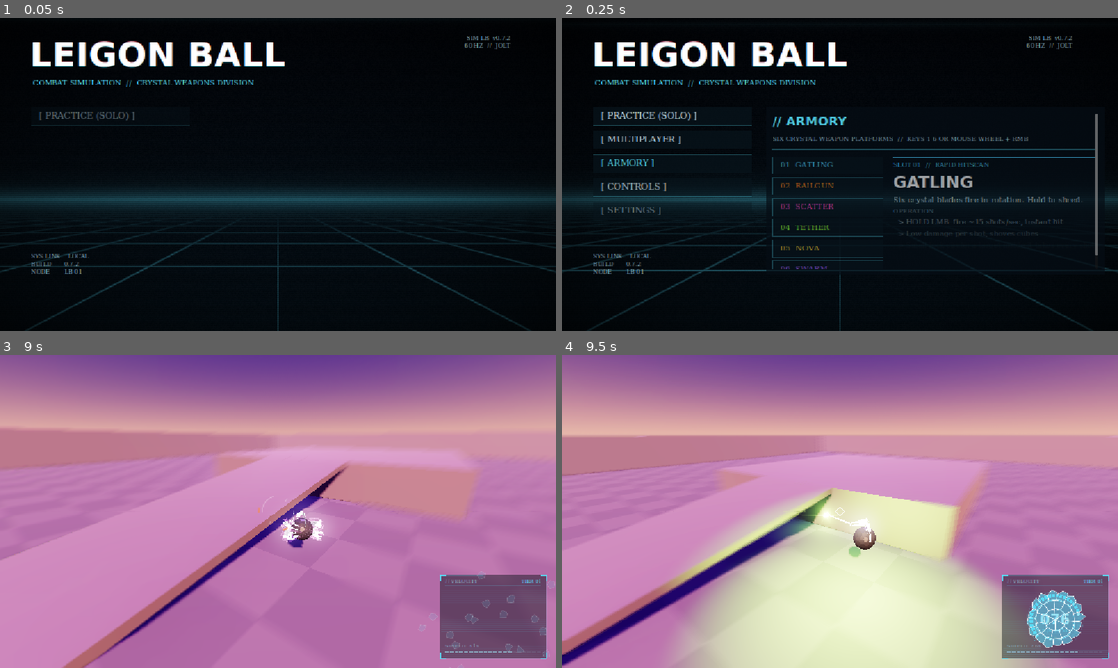
Above: before the commit, frames 1-4 (two rows, left to right).
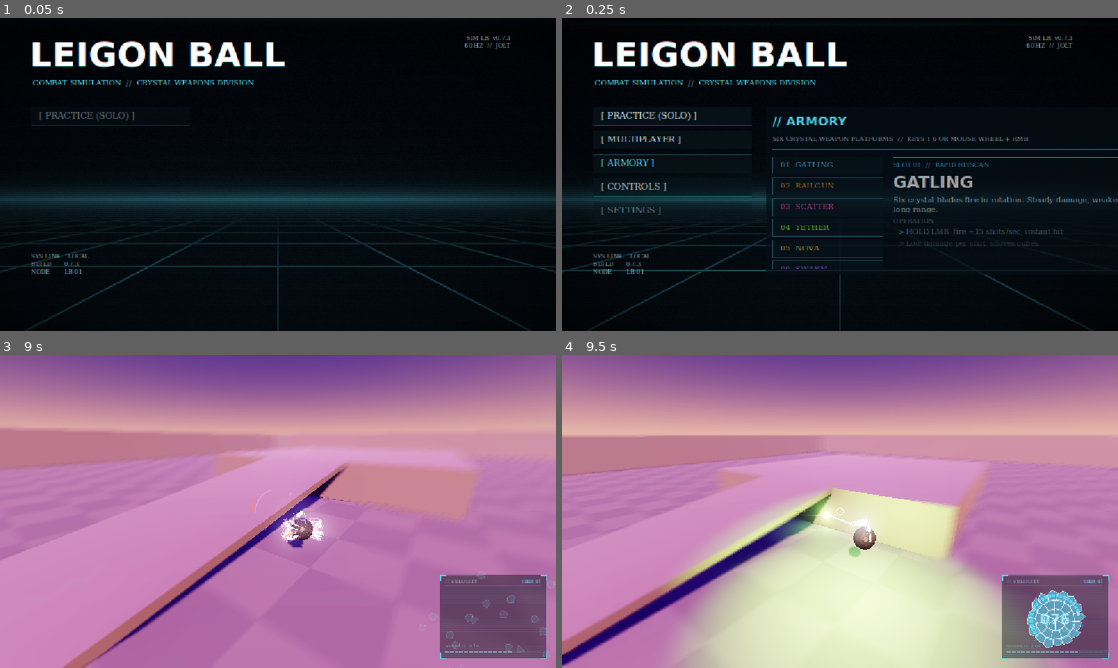
Above: after the commit, the same moments.

Repository: JumpYbutSchooled/Legion-Ball-
Game: Godot game, scene res://scenes/boot.tscn
Two runs of this game, one before a commit and one after it. Both use one fixed random seed, a clock stepped at 60 frames per second and the inputs below.
Inputs (mouse positions are in pixels of both pictures, inside the frame that each line leads up to):
- Up to frame 1 (0.05 s): no input
- Up to frame 2 (0.25 s): no input
- Up to frame 3 (9 s): click "[ PRACTICE (SOLO) ]" at 0.5 s; move the mouse to (400, 495) at 1.27 s; press the mouse at (400, 495) at 1.28 s; hold D (move_right) 1.28-2.03 s; tap Space (jump) at 1.52, 2.27, 3.77, 4.52, 5.27, 6.77, 7.52, 8.27 s; move the mouse to (250, 511) at 2.02 s; release the mouse at (250, 511) at 2.03 s; hold W (move_forward) 2.03-6.53 s; tap Q (block) at 2.1 s; click (250, 511) at 2.3 s; move the mouse to (289, 505) at 2.77 s; press the mouse at (289, 505) at 2.78 s; tap E (camera_right) at 2.85 s; move the mouse to (272, 517) at 3.52 s; release the mouse at (272, 517) at 3.53 s; tap F (dash) at 3.6 s; click (272, 517) at 3.8 s; move the mouse to (316, 514) at 4.27 s; press the mouse at (316, 514) at 4.28 s; move the mouse to (233, 508) at 5.02 s; release the mouse at (233, 508) at 5.03 s; tap Tab (scoreboard) at 5.1 s; click (233, 508) at 5.3 s; move the mouse to (283, 511) at 5.77 s; press the mouse at (283, 511) at 5.78 s; tap ` (toggle_weapon) at 5.85 s; move the mouse to (255, 505) at 6.52 s; release the mouse at (255, 505) at 6.53 s; hold D (move_right) 6.53-7.28 s; tap 1 (weapon_1) at 6.6 s; click (255, 505) at 6.8 s; move the mouse to (305, 511) at 7.27 s; press the mouse at (305, 511) at 7.28 s; hold W (move_forward) from 7.28 s (still down); tap 2 (weapon_2) at 7.35 s; move the mouse to (250, 511) at 8.02 s; release the mouse at (250, 511) at 8.03 s; tap 3 (weapon_3) at 8.1 s; click (250, 511) at 8.3 s; move the mouse to (289, 505) at 8.77 s; press the mouse at (289, 505) at 8.78 s; tap 4 (weapon_4) at 8.85 s
- Up to frame 4 (9.5 s): keep holding W (move_forward)

The runs differ from the first frame. In frame 1, less than 0.1% of the frame differs, in the area x 13-92%, y 6-80%; in frame 2, 1.0%, in the area x 13-100%, y 6-81%; in frame 3, less than 0.1%; in frame 4, nothing differs.

Commit message:
Release v0.7.3

Diff:
--- a/scripts/arena.gd
+++ b/scripts/arena.gd
@@ -26,7 +26,9 @@
 const MAX_HEALTH := 100.0
 const RESPAWN_TIME := 3.0
 ## After respawning, hits are ignored for this long.
-const SPAWN_PROTECT := 1.5
+const SPAWN_PROTECT := 2.0
+## Damage multiplier on a Swarm-marked player (2x made any mark + hit a kill).
+const MARK_MULTIPLIER := 1.5
 const KILLS_TO_WIN := 15
 ## Seconds the winner banner shows before everyone returns to the lobby.
 const END_DELAY := 6.0
@@ -196,7 +198,7 @@
 			_to_peer(victim, "_apply_parry", [])
 		return
 	if _marks.get(victim, 0.0) > 0.0:
-		amount *= 2.0
+		amount *= MARK_MULTIPLIER
 	var hp: float = health.get(victim, MAX_HEALTH) - amount
 	_set_health.rpc(victim, hp)
 	if hp <= 0.0:
--- a/scripts/ball.gd
+++ b/scripts/ball.gd
@@ -286,7 +286,7 @@
 			"position": global_position,
 			"color": Color(0.55, 0.4, 1.0),
 			"radius": 16.0,
-			"damage": 14.0,
+			"damage": 10.0,
 			"force": 70.0,
 			"spark_count": 500,
 			"spark_speed": 40.0,
--- /dev/null
+++ b/scripts/damage_number.gd
@@ -0,0 +1,64 @@
+extends Label3D
+## Floating damage number for the local shooter: how much a hit did and how far away it
+## was ("32  18m"). Hits on the same target in quick succession (Scatter pellets, Gatling
+## bursts) add into one number that pops each time it grows. Rises and fades, then frees
+## itself. Damage is shown as it would be against a player (practice targets included).
+## Spawned by the weapon manager (weapon.gd, report_damage).
+
+## Seconds a number keeps collecting hits before it starts to float away.
+const MERGE_TIME := 0.25
+const LIFETIME := 1.1
+
+var target: Object
+var total := 0.0
+var distance := 0.0
+var color := Color.WHITE
+
+var _t := 0.0
+var _pop := 0.0
+var _base: Vector3
+
+
+func _ready() -> void:
+	billboard = BaseMaterial3D.BILLBOARD_ENABLED
+	no_depth_test = true
+	fixed_size = true
+	pixel_size = 0.0016
+	font_size = 30
+	outline_size = 10
+	outline_modulate = Color(0.02, 0.02, 0.05, 0.9)
+	render_priority = 10
+	top_level = true
+	_base = position
+	_refresh()
+
+
+## Another hit on the same target: add it on and restart the merge window.
+func add(amount: float, dist: float) -> void:
+	total += amount
+	distance = dist
+	_t = minf(_t, MERGE_TIME * 0.5)
+	_pop = 1.0
+	_refresh()
+
+
+func can_merge() -> bool:
+	return _t < MERGE_TIME
+
+
+func _refresh() -> void:
+	text = "%d  %dm" % [roundi(total), roundi(distance)]
+	# Bigger hits read hotter: white -> yellow -> red.
+	var heat := clampf(total / 100.0, 0.0, 1.0)
+	modulate = color.lerp(Color(1.0, 0.85, 0.2), clampf(heat * 2.0, 0.0, 1.0)).lerp(Color(1.0, 0.25, 0.2), clampf(heat * 2.0 - 1.0, 0.0, 1.0))
+
+
+func _process(delta: float) -> void:
+	_t += delta
+	_pop = move_toward(_pop, 0.0, delta * 6.0)
+	var rise := maxf(_t - MERGE_TIME, 0.0)
+	global_position = _base + Vector3.UP * (0.6 + rise * 1.6)
+	pixel_size = 0.0016 * (1.0 + _pop * 0.5)
+	modulate.a = clampf((LIFETIME - _t) / 0.3, 0.0, 1.0)
+	if _t >= LIFETIME:
+		queue_free()
--- a/scripts/explosion.gd
+++ b/scripts/explosion.gd
@@ -107,6 +107,8 @@
 			body.call("stagger", stagger_time)
 		if damage > 0.0 and body.has_method("take_hit"):
 			body.call("take_hit", damage * falloff, body_pos, dir)
+			if manager:
+				manager.call("report_damage", body, damage * falloff, body_pos)
 		if body.has_method("receive_impulse"):
 			# Players are pushed through the network.
 			body.call("receive_impulse", (dir + Vector3.UP * 0.4).normalized() * force * falloff)
--- a/scripts/lock_target.gd
+++ b/scripts/lock_target.gd
@@ -30,7 +30,7 @@
 @export var slide_speed := 5.0
 
 @export_group("Status")
-@export var mark_multiplier := 2.0
+@export var mark_multiplier := 1.5
 @export var mark_color := Color(0.6, 0.35, 1.0)
 @export var stagger_color := Color(1.0, 0.82, 0.2)
 
--- a/scripts/ui/menu_ui.gd
+++ b/scripts/ui/menu_ui.gd
@@ -259,8 +259,8 @@
 		grid.add_child(UIStyle.label(entry[1], 15, UIStyle.TEXT))
 	box.add_child(UIStyle.label("\nCOMBAT NOTES", 13, UIStyle.TEXT_DIM))
 	var notes := UIStyle.label(
-		"MARKED targets (Swarm) take 2x damage from everything.\n"
-		+ "STAGGERED targets and players (Nova) freeze in place for 2s.\n"
+		"MARKED targets (Swarm) take 1.5x damage from everything for 3s.\n"
+		+ "STAGGERED targets and players (Nova) freeze in place for 1.2s.\n"
 		+ "Scatter and Nova launch you; Tether reels you back in.", 15, UIStyle.TEXT)
 	notes.autowrap_mode = TextServer.AUTOWRAP_WORD_SMART
 	box.add_child(notes)
--- a/scripts/weapon.gd
+++ b/scripts/weapon.gd
@@ -26,6 +26,8 @@
 const Explosion := preload("res://scripts/explosion.gd")
 const Missile := preload("res://scripts/weapons/swarm_missile.gd")
 const Sfx := preload("res://scripts/sfx.gd")
+const DamageNumber := preload("res://scripts/damage_number.gd")
+const BallScript := preload("res://scripts/ball.gd")
 ## How fast the weapon turns to follow the aim (higher = snappier).
 const TURN_RATE := 30.0
 
@@ -41,6 +43,8 @@
 var current := 0
 
 var _was_captured := false
+## Damage numbers still collecting hits, by target.
+var _numbers := {}
 var _aim_basis := Basis.IDENTITY
 var _has_aim_basis := false
 
@@ -198,10 +202,10 @@
 
 # --- Helpers the weapons share -------------------------------------------------
 
-## Living lock targets whose aim point is on screen within `radius_px` of the center,
-## closest to the center of the circle first.
+## Living lock targets whose aim point is on screen within `radius_px` of the center and
+## no further than `max_distance` metres, closest to the center of the circle first.
 ## Each entry: {"target", "point", "screen", "distance", "off_center"}.
-func targets_on_screen(radius_px: float) -> Array:
+func targets_on_screen(radius_px: float, max_distance := INF) -> Array:
 	var found := []
 	if not camera:
 		return found
@@ -211,7 +215,7 @@
 		if not target.call("is_alive"):
 			continue
 		var p: Vector3 = target.call("get_aim_point")
-		if camera.is_position_behind(p):
+		if camera.is_position_behind(p) or p.distance_to(ball_pos) > max_distance:
 			continue
 		var screen := camera.unproject_position(p)
 		var off := screen.distance_to(center)
@@ -244,6 +248,7 @@
 func hit_object(collider: Object, damage: float, pos: Vector3, dir: Vector3, impulse: float) -> void:
 	if collider.has_method("take_hit"):
 		collider.call("take_hit", damage, pos, dir)
+		report_damage(collider, damage, pos)
 	if collider.has_method("receive_impulse"):
 		collider.call("receive_impulse", dir * impulse)
 		return
@@ -252,6 +257,32 @@
 		# Resting bodies fall asleep and can ignore impulses until woken.
 		body.sleeping = false
 		body.apply_impulse(dir * impulse, pos - body.global_position)
+
+
+## Local player only: show a floating number for damage we just dealt to `target`, with
+## the distance. Shown as player damage, so practice tells you what a hit is worth online.
+## Repeated hits on the same target add into one number.
+func report_damage(target: Object, damage: float, pos: Vector3) -> void:
+	if not is_multiplayer_authority() or damage <= 0.0 or not ball:
+		return
+	var amount := damage * BallScript.PVP_DAMAGE_SCALE
+	var dist := ball.global_position.distance_to(pos)
+	var existing = _numbers.get(target)
+	if existing and is_instance_valid(existing) and existing.can_merge():
+		existing.add(amount, dist)
+		return
+	var n := DamageNumber.new()
+	n.total = amount
+	n.distance = dist
+	var anchor := pos
+	if target is Node3D and target.has_method("get_aim_point"):
+		anchor = target.call("get_aim_point")
+	n.position = anchor
+	ball.get_parent().add_child(n)
+	_numbers[target] = n
+	for key in _numbers.keys():
+		if not is_instance_valid(_numbers[key]):
+			_numbers.erase(key)
 
 
 ## Pushes the ball back, horizontally, away from `shot_dir` (measure it from the ball,
--- a/scripts/weapon_info.gd
+++ b/scripts/weapon_info.gd
@@ -8,11 +8,12 @@
 		"name": "GATLING",
 		"tag": "RAPID HITSCAN",
 		"color": Color(0.3, 0.8, 1.0),
-		"summary": "Six crystal blades fire in rotation. Hold to shred.",
+		"summary": "Six crystal blades fire in rotation. Steady damage, weaker at long range.",
 		"usage": [
 			"HOLD LMB  fire ~15 shots/sec, instant hit",
 			"Low damage per shot, shoves cubes",
-			"Small lock circle: a target inside it takes every shot",
+			"Small lock circle: a target inside it takes every shot (up to 70m)",
+			"Full damage to 50m, dropping to 40% at 180m",
 			"Crosshair: one line per blade, kicks as it fires",
 		],
 		"combo": "Shred SWARM-marked targets for double damage.",
@@ -21,13 +22,15 @@
 		"name": "RAILGUN",
 		"tag": "CHARGED PRECISION",
 		"color": Color(1.0, 0.5, 0.1),
-		"summary": "One huge blade. 3s charge, one devastating shot.",
+		"summary": "One huge blade. A slow, visible charge for one heavy shot.",
 		"usage": [
-			"HOLD LMB  charge for 3s, fires when full",
-			"Locks the target nearest the circle's center",
+			"HOLD LMB  charge for 2.5s, fires when full",
+			"Heavy hit, but never a one-shot on its own",
+			"Locks the target nearest the circle's center (up to 150m)",
+			"Full damage to 80m, dropping to 60% at 250m",
 			"Tip flare swells as it charges: others see it coming",
 			"Explodes on impact; dash-strength recoil (any direction)",
-			"6s reload: breaks apart, reforms with a flash",
+			"5s reload: breaks apart, reforms with a flash",
 		],
 		"combo": "NOVA-staggered targets can't dodge the lock.",
 	},
@@ -35,9 +38,11 @@
 		"name": "SCATTER",
 		"tag": "OVERHEAT SHOTGUN",
 		"color": Color(1.0, 0.25, 0.75),
-		"summary": "Long-range crystal shotgun with a tight cone. Runs on heat.",
+		"summary": "Pump-action crystal shotgun. One-shots up close, weak at range.",
 		"usage": [
-			"HOLD LMB  tight cone of 10 pellets, ~4 shots/sec, 200m",
+			"HOLD LMB  cone of 10 pellets, 1 shot every 0.7s, 3 shots per heat",
+			"Every pellet landing point-blank is a ONE-SHOT",
+			"Full damage within 8m, down to 15% by 45m",
 			"Each shot adds heat; it cools once you stop",
 			"100% = OVERHEAT: locked until fully vented",
 			"Kicks you opposite to where you look:",
@@ -70,7 +75,8 @@
 			"HOLD LMB  charge (up to 1.2s), RELEASE  detonate",
 			"Bigger charge: bigger radius (4-12m) and launch",
 			"In the AIR: throws you down into a huge ground SLAM",
-			"STAGGERS targets: frozen in place for 2s",
+			"STAGGERS targets: frozen in place for 1.2s",
+			"2.5s cooldown",
 		],
 		"combo": "Stagger, then RAILGUN; launch up, then Nova again to slam.",
 	},
@@ -80,9 +86,9 @@
 		"color": Color(0.6, 0.35, 1.0),
 		"summary": "Paint targets, then unleash homing crystal missiles.",
 		"usage": [
-			"HOLD LMB  paint up to 4 targets in the zone",
+			"HOLD LMB  paint up to 4 locks (can stack on one target, up to 90m)",
 			"RELEASE  one homing missile per painted target",
-			"Hits MARK targets: 2x damage from everything, 4s",
+			"Hits MARK targets: 1.5x damage from everything, 3s",
 		],
 		"combo": "Mark a group, then switch to GATLING or RAILGUN.",
 	},
--- a/scripts/weapons/gatling.gd
+++ b/scripts/weapons/gatling.gd
@@ -12,7 +12,11 @@
 ## Mirrored for the left side. Bottom is shallower so those blades clear the floor.
 @export var row_angles := PackedFloat32Array([40.0, 0.0, -28.0])
 @export var fire_interval := 0.06
-@export var damage := 1.0
+@export var damage := 0.6
+## Full damage out to falloff_start metres, dropping to falloff_min at falloff_end.
+@export var falloff_start := 50.0
+@export var falloff_end := 180.0
+@export var falloff_min := 0.4
 ## Impulse given to rigid bodies that get hit.
 @export var hit_impulse := 4.0
 ## Impulse pushing the ball backward per shot.
@@ -21,6 +25,8 @@
 @export var shot_shake := 0.3
 ## Small lock-on circle (pixels): a target inside it gets every shot, like the railgun.
 @export var lock_radius_px := 16.0
+## Targets further than this can't be locked (you can still hit them by aiming).
+@export var lock_range := 70.0
 
 @export_group("Muzzle")
 @export var flash_energy := 40.0
@@ -51,7 +57,7 @@
 	_cooldown = maxf(_cooldown - delta, 0.0)
 	lock_target = null
 	if is_ready():
-		var found: Array = manager.targets_on_screen(lock_radius_px)
+		var found: Array = manager.targets_on_screen(lock_radius_px, lock_range)
 		if not found.is_empty():
 			lock_target = found[0]["target"]
 			lock_screen_pos = found[0]["screen"]
@@ -107,7 +113,8 @@
 			var d := (normal + jitter * 0.8).normalized()
 			manager.spawn_beam(pos, d, impact_size * 0.7, impact_size * 0.5, 0.06, impact_intensity, color)
 		manager.spawn_light(pos + normal * 0.2, impact_light_energy, 5.0, 0.07, color)
-		manager.hit_object(hit["collider"], damage, pos, shot_dir, hit_impulse)
+		var falloff := lerpf(1.0, falloff_min, clampf(inverse_lerp(falloff_start, falloff_end, tip.distance_to(pos)), 0.0, 1.0))
+		manager.hit_object(hit["collider"], damage * falloff, pos, shot_dir, hit_impulse * falloff)
 
 	# Recoil from the ball's middle: a blade tip can be past a spot on the floor right in
 	# front of you, and measuring from there pushed you forward.
--- a/scripts/weapons/nova.gd
+++ b/scripts/weapons/nova.gd
@@ -9,17 +9,18 @@
 ## Combos: stagger drones so the Railgun can't miss; launch up, then slam back down.
 
 @export var charge_time := 1.2
-@export var cooldown := 1.5
+@export var cooldown := 2.5
 ## Blast radius, damage, force and ball launch at no charge and at full charge.
 @export var radius_min := 4.0
 @export var radius_max := 12.0
 @export var damage_min := 3.0
-@export var damage_max := 10.0
+@export var damage_max := 9.0
 @export var force_min := 10.0
 @export var force_max := 40.0
 @export var launch_min := 14.0
 @export var launch_max := 34.0
-@export var stagger_time := 2.0
+## Shorter than it used to be: 2s frozen was a guaranteed railgun kill.
+@export var stagger_time := 1.2
 ## How far the blades open up at full charge.
 @export var charge_spread := 0.55
 @export var charge_open := 0.5
@@ -28,10 +29,10 @@
 ## Downward speed when detonated in the air.
 @export var slam_speed_min := 30.0
 @export var slam_speed_max := 55.0
-@export var slam_radius_min := 12.0
-@export var slam_radius_max := 20.0
-@export var slam_damage_min := 10.0
-@export var slam_damage_max := 22.0
+@export var slam_radius_min := 10.0
+@export var slam_radius_max := 16.0
+@export var slam_damage_min := 8.0
+@export var slam_damage_max := 16.0
 ## Height above the ground that counts as "in the air".
 @export var air_height := 1.6
 
--- a/scripts/weapons/railgun.gd
+++ b/scripts/weapons/railgun.gd
@@ -13,22 +13,29 @@
 
 enum Rail { IDLE, CHARGING, RELOADING }
 
-@export var charge_time := 3.0
-@export var reload_time := 6.0
-@export var damage := 12.0
+@export var charge_time := 2.5
+@export var reload_time := 5.0
+@export var damage := 10.0
 @export var hit_impulse := 40.0
 ## Ball velocity change on firing: same as a dash.
 @export var knockback := 40.0
 @export var shot_shake := 1.0
 
 @export_group("Explosion")
-@export var explosion_radius := 7.0
+@export var explosion_radius := 5.0
 ## Damage at the center of the blast (falls off to 0 at the edge).
-@export var explosion_damage := 12.0
+@export var explosion_damage := 8.0
 ## Outward impulse on rigid bodies at the center.
 @export var explosion_force := 30.0
 ## Crosshair circle radius in pixels; targets inside it can be locked.
 @export var lock_radius_px := 70.0
+## Targets further than this can't be locked.
+@export var lock_range := 150.0
+## Damage (hit and blast) is full out to falloff_start metres, dropping to falloff_min
+## at falloff_end.
+@export var falloff_start := 80.0
+@export var falloff_end := 250.0
+@export var falloff_min := 0.6
 
 @export_group("Charge")
 ## How far the tip facets spread at full charge.
@@ -220,7 +227,7 @@
 	lock_target = null
 	if not is_ready() or rail_state == Rail.RELOADING or not manager.camera:
 		return
-	var found: Array = manager.targets_on_screen(lock_radius_px)
+	var found: Array = manager.targets_on_screen(lock_radius_px, lock_range)
 	if not found.is_empty():
 		lock_target = found[0]["target"]
 		lock_screen_pos = found[0]["screen"]
@@ -261,13 +268,14 @@
 		for i in 8:
 			var jitter := Vector3(randf_range(-1, 1), randf_range(-1, 1), randf_range(-1, 1))
 			manager.spawn_beam(pos, (normal + jitter * 1.2).normalized(), randf_range(1.5, 3.0), 1.0, 0.2, 30.0, color)
-		manager.hit_object(hit["collider"], damage, pos, shot_dir, hit_impulse)
+		var falloff := lerpf(1.0, falloff_min, clampf(inverse_lerp(falloff_start, falloff_end, tip.distance_to(pos)), 0.0, 1.0))
+		manager.hit_object(hit["collider"], damage * falloff, pos, shot_dir, hit_impulse)
 		# The blast: area damage, outward shove, particles, shockwave, warp, light.
 		manager.spawn_explosion({
 			"position": pos + normal * 0.3,
 			"color": color,
 			"radius": explosion_radius,
-			"damage": explosion_damage,
+			"damage": explosion_damage * falloff,
 			"force": explosion_force,
 		})
 
--- a/scripts/weapons/scatter.gd
+++ b/scripts/weapons/scatter.gd
@@ -12,13 +12,14 @@
 
 @export var pellets := 10
 ## Cone half-angle, in degrees.
-@export var spread_deg := 2.5
-@export var fire_interval := 0.26
-@export var max_range := 200.0
+@export var spread_deg := 3.5
+## Slow, pump-action pace: every shot can kill up close.
+@export var fire_interval := 0.7
+@export var max_range := 120.0
 
 @export_group("Heat")
-## Heat added per shot (1 = overheated): 0.17 gives six quick shots.
-@export var heat_per_shot := 0.17
+## Heat added per shot (1 = overheated): 0.34 gives three shots.
+@export var heat_per_shot := 0.34
 ## Heat lost per second once you've stopped firing for cool_delay seconds.
 @export var cool_rate := 0.6
 @export var cool_delay := 0.3
@@ -33,9 +34,13 @@
 @export var reload_end_color := Color(0.2, 0.45, 1.0)
 @export var reload_flash_color := Color(0.25, 0.55, 1.0)
 @export_group("")
-@export var pellet_damage := 1.4
-## Pellets do full damage up to this range, falling to 30% at max_range.
-@export var falloff_start := 60.0
+## 10 pellets x 2.6 = a one-shot on a player at point-blank if every pellet lands.
+@export var pellet_damage := 2.6
+## Pellets do full damage up to falloff_start, falling to falloff_min by falloff_end
+## (and staying there out to max_range).
+@export var falloff_start := 8.0
+@export var falloff_end := 45.0
+@export var falloff_min := 0.15
 @export var pellet_impulse := 6.0
 ## Ball velocity change per shot, opposite the way the camera is looking.
 @export var self_knockback := 8.0
@@ -168,16 +173,18 @@
 		var r := tan(deg_to_rad(spread_deg)) * sqrt(randf())
 		var a := randf() * TAU
 		var dir := (aim_dir + (side * cos(a) + up * sin(a)) * r).normalized()
+		# Pellets fly from the middle of the ball (a blade tip can already be past a target
+		# that's point-blank); the visible tracer still leaves from a blade tip.
+		var hit: Dictionary = manager.raycast(center, center + dir * max_range)
+		var end: Vector3 = hit["position"] if not hit.is_empty() else center + dir * max_range
 		var from := tips[p % tips.size()]
-		var hit: Dictionary = manager.raycast(from, from + dir * max_range)
-		var end: Vector3 = hit["position"] if not hit.is_empty() else from + dir * max_range
-		manager.spawn_beam(from, dir, from.distance_to(end), 0.06, 0.08, 4.0, color)
+		manager.spawn_beam(from, (end - from).normalized(), from.distance_to(end), 0.06, 0.08, 4.0, color)
 		if hit.is_empty():
 			continue
 		var pos: Vector3 = hit["position"]
 		var normal: Vector3 = hit["normal"]
-		var dist := from.distance_to(pos)
-		var falloff := lerpf(1.0, 0.3, clampf(inverse_lerp(falloff_start, max_range, dist), 0.0, 1.0))
+		var dist := center.distance_to(pos)
+		var falloff := lerpf(1.0, falloff_min, clampf(inverse_lerp(falloff_start, falloff_end, dist), 0.0, 1.0))
 		manager.spawn_beam(pos, normal, 0.3, 0.25, 0.06, 18.0, color)
 		if lights_left > 0:
 			lights_left -= 1
--- a/scripts/weapons/swarm.gd
+++ b/scripts/weapons/swarm.gd
@@ -10,11 +10,13 @@
 const MISSILE_SPEED := 38.0
 
 @export var paint_radius_px := 170.0
+## Targets further than this can't be painted.
+@export var paint_range := 90.0
 @export var paint_interval := 0.25
 @export var max_paints := 4
-@export var cooldown := 0.8
+@export var cooldown := 1.2
 ## How long a missile stays marked on its target after it hits.
-@export var mark_time := 4.0
+@export var mark_time := 3.0
 
 ## Currently painted targets, in paint order.
 var painted: Array[Node3D] = []
@@ -91,13 +93,19 @@
 			painted.remove_at(i)
 
 
+## Paints a new target if there is one, otherwise stacks another missile on the one
+## nearest the center (so it isn't useless against a single enemy).
 func _paint_next() -> void:
-	for entry in manager.targets_on_screen(paint_radius_px):
-		var target: Node3D = entry["target"]
-		if not painted.has(target):
-			painted.append(target)
-			manager.spawn_light(entry["point"], 12.0, 3.0, 0.1, color)
-			return
+	var found: Array = manager.targets_on_screen(paint_radius_px, paint_range)
+	if found.is_empty():
+		return
+	var pick: Dictionary = found[0]
+	for entry in found:
+		if not painted.has(entry["target"]):
+			pick = entry
+			break
+	painted.append(pick["target"])
+	manager.spawn_light(pick["point"], 12.0, 3.0, 0.1, color)
 
 
 func _launch() -> void:
--- a/scripts/weapons/swarm_missile.gd
+++ b/scripts/weapons/swarm_missile.gd
@@ -13,7 +13,7 @@
 ## Detonates this close to the goal.
 @export var fuse_distance := 1.2
 @export var lifetime := 4.0
-@export var damage := 3.0
+@export var damage := 2.5
 @export var blast_radius := 2.5
 @export var mark_time := 4.0
 @export var color := Color(0.6, 0.35, 1.0)
--- a/scripts/weapons/tether.gd
+++ b/scripts/weapons/tether.gd
@@ -152,7 +152,7 @@
 		"position": pos + Vector3.UP * 0.3,
 		"color": color,
 		"radius": lerpf(6.0, 14.0, k),
-		"damage": lerpf(4.0, 12.0, k),
+		"damage": lerpf(3.0, 9.0, k),
 		"force": lerpf(25.0, 60.0, k),
 		"spark_count": int(lerpf(150.0, 400.0, k)),
 		"spark_speed": lerpf(20.0, 38.0, k),
Not shown, added: scripts/damage_number.gd.uid
Not shown, changed: version.txt
